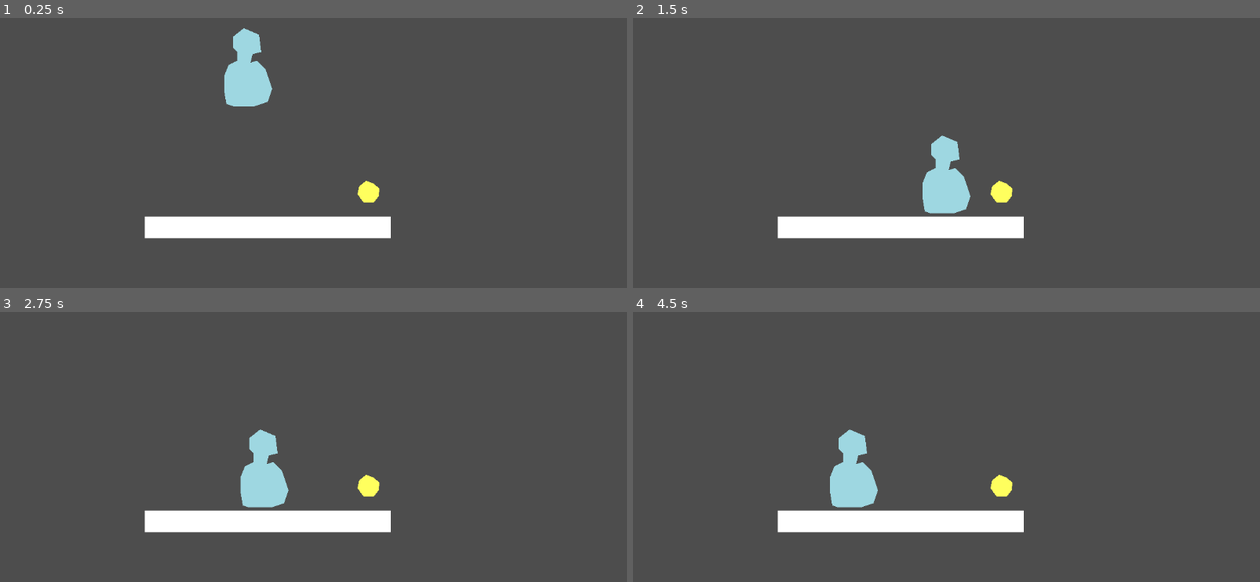
Above: before the commit, frames 1-4 (two rows, left to right).
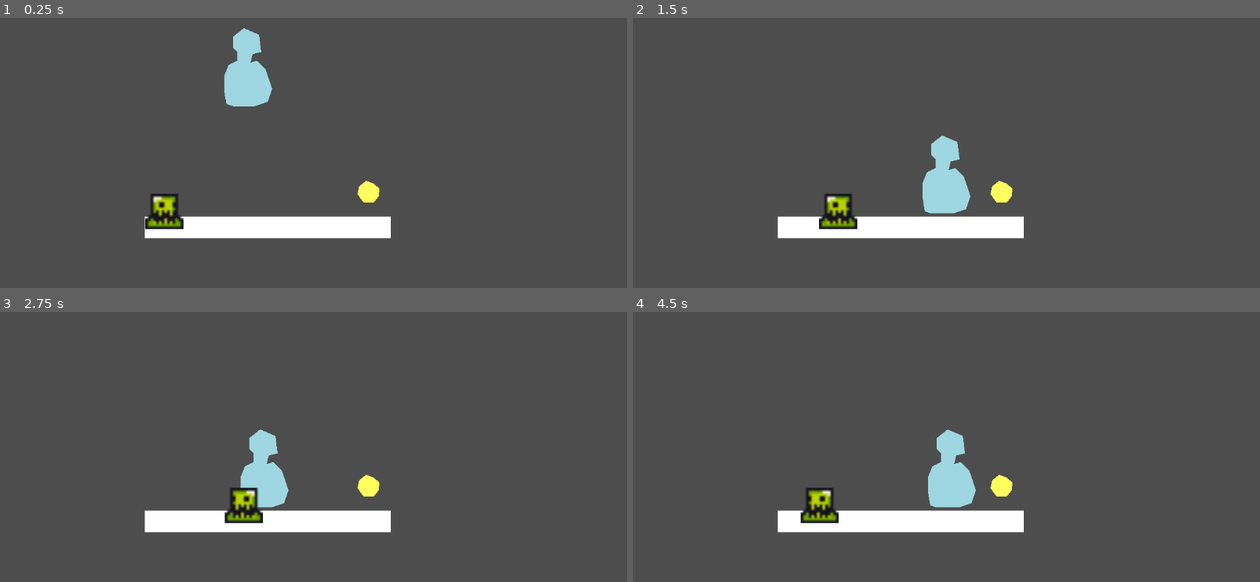
Above: after the commit, the same moments.

Repository: KarlJungtow/Minijam_icecream
Game: Godot game, scene res://scenes/test_level.tscn
Same seed, same stepped clock (60 frames per second), same inputs: the game is played once before the commit and once after it.
Inputs:
- Up to frame 1 (0.25 s): no input
- Up to frame 2 (1.5 s): hold D (move-right) from 0.53 s (still down); tap W (jump) at 0.77 s
- Up to frame 3 (2.75 s): tap W (jump) at 1.52 s; release D (move-right) at 2.03 s; hold A (move-left) from 2.03 s (still down)
- Up to frame 4 (4.5 s): release A (move-left) at 2.78 s; hold D (move-right) 2.78-4.28 s; tap W (jump) at 3.02, 3.77 s; hold A (move-left) from 4.28 s (still down)

The runs differ from the first frame. In frame 1, 0.7% of the frame differs, in the area x 23-30%, y 65-79%; in frame 2, 0.7%; in frame 3, 0.7%; in frame 4, 3.7%, in the area x 26-55%, y 43-79%.

Commit message:
Enemy left,right done

Diff:
--- a/scenes/enemy.tscn
+++ b/scenes/enemy.tscn
@@ -1,14 +1,17 @@
-[gd_scene load_steps=4 format=3 uid="uid://bqmq5pnphm6yl"]
+[gd_scene load_steps=5 format=3 uid="uid://bqmq5pnphm6yl"]
 
 [ext_resource type="Texture2D" uid="uid://d4d21k2ui8yt3" path="res://assets/slime_green.png" id="1_e6cjc"]
+[ext_resource type="Script" path="res://scripts/enemy.gd" id="1_l5rm7"]
 [ext_resource type="PackedScene" uid="uid://oxtfdsfew20n" path="res://scenes/killzone.tscn" id="2_65l5i"]
 
 [sub_resource type="RectangleShape2D" id="RectangleShape2D_edsvr"]
 size = Vector2(10, 8)
 
 [node name="Enemy" type="Node2D"]
+script = ExtResource("1_l5rm7")
 
 [node name="Sprite2D" type="Sprite2D" parent="."]
+scale = Vector2(5, 5)
 texture = ExtResource("1_e6cjc")
 
 [node name="Killzone" parent="." instance=ExtResource("2_65l5i")]
@@ -17,7 +20,7 @@
 shape = SubResource("RectangleShape2D_edsvr")
 
 [node name="RayCast2DLeft" type="RayCast2D" parent="."]
-target_position = Vector2(-6, 0)
+target_position = Vector2(-17, 0)
 
 [node name="RayCast2DRight" type="RayCast2D" parent="."]
-target_position = Vector2(6, 0)
+target_position = Vector2(22, 0)
--- a/scenes/test_level.tscn
+++ b/scenes/test_level.tscn
@@ -1,8 +1,9 @@
-[gd_scene load_steps=6 format=3 uid="uid://jqr4114xgrhx"]
+[gd_scene load_steps=7 format=3 uid="uid://jqr4114xgrhx"]
 
 [ext_resource type="PackedScene" uid="uid://bjkukdy2ofn8t" path="res://scenes/player.tscn" id="1_pmj6e"]
 [ext_resource type="PackedScene" uid="uid://oxtfdsfew20n" path="res://scenes/killzone.tscn" id="2_suf0s"]
-[ext_resource type="PackedScene" path="res://scenes/checkpoint.tscn" id="3_mhlqg"]
+[ext_resource type="PackedScene" uid="uid://hbnmbi33fnp0" path="res://scenes/checkpoint.tscn" id="3_mhlqg"]
+[ext_resource type="PackedScene" uid="uid://bqmq5pnphm6yl" path="res://scenes/enemy.tscn" id="4_7hwwk"]
 
 [sub_resource type="RectangleShape2D" id="RectangleShape2D_6270u"]
 size = Vector2(462, 35)
@@ -34,3 +35,6 @@
 
 [node name="Checkpoint" parent="." instance=ExtResource("3_mhlqg")]
 position = Vector2(655, 441)
+
+[node name="Enemy" parent="." instance=ExtResource("4_7hwwk")]
+position = Vector2(287, 500)
--- /dev/null
+++ b/scripts/enemy.gd
@@ -0,0 +1,22 @@
+extends Node2D
+
+const SPEED = 60
+
+var direction = 1
+
+@onready var ray_cast_2d_left = $RayCast2DLeft
+@onready var ray_cast_2d_right = $RayCast2DRight
+
+@onready var sprite_2d = $Sprite2D
+
+
+# Called every frame. 'delta' is the elapsed time since the previous frame.
+func _process(delta):
+	if ray_cast_2d_right.is_colliding():
+		direction = -1
+		sprite_2d.flip_h = true
+	if ray_cast_2d_left.is_colliding():
+		direction = 1
+		sprite_2d.flip_h = false
+
+	position.x += direction * SPEED * delta
